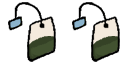
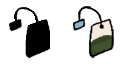
Layer changes from the first 128px x 64px image to the second:
added group "Group 2" with 7 layers above "Group 1" over bbox(9, 7, 50, 58)
moved "Grupo 1" (1st of 2, in "Group 2") into group "Group 2" over bbox(8, 2, 56, 62)
painted on "Capa 1" over bbox(8, 2, 56, 62)
painted on "Capa 5" over bbox(9, 17, 22, 30)
painted on "Capa 4" over bbox(26, 36, 54, 60)
painted on "Capa 3" over bbox(26, 38, 56, 60)
painted on "Capa 2" over bbox(26, 18, 54, 59)
added layer "Layer 3" in group "Group 2" over bbox(14, 8, 50, 57)
added group "Group 1" with 7 layers above "Fondo" over bbox(73, 6, 114, 58)
moved "Grupo 1" (2nd of 2, in "Group 1") into group "Group 1" over bbox(72, 2, 120, 62)
painted on "Capa 10" over bbox(72, 2, 120, 62)
painted on "Capa 9" over bbox(73, 17, 86, 29)
painted on "Capa 8" over bbox(89, 35, 118, 60)
painted on "Capa 7" over bbox(90, 37, 120, 60)
painted on "Capa 6" over bbox(90, 18, 118, 59)
added layer "Layer 2" in group "Group 1" over bbox(74, 7, 113, 55)
